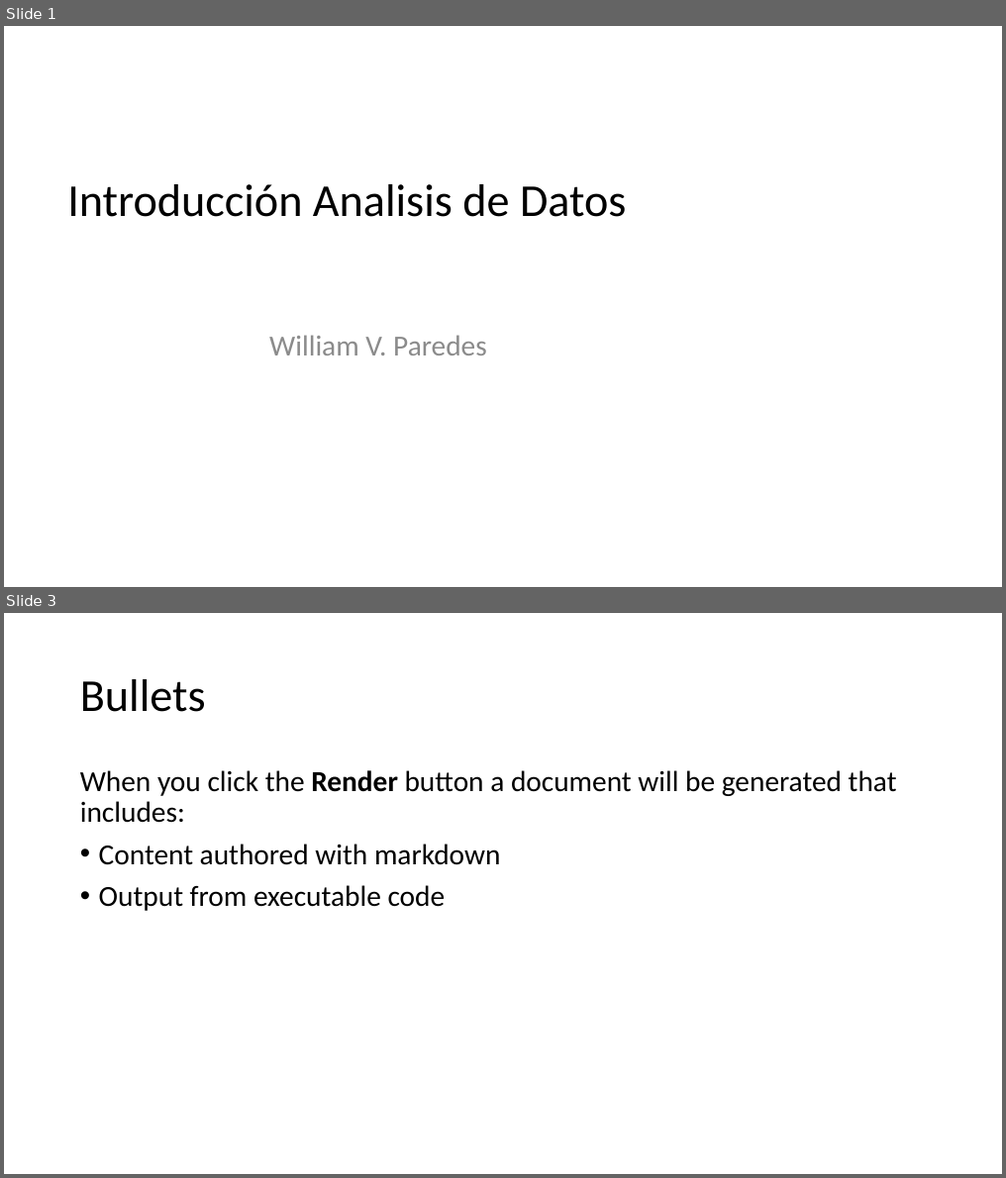
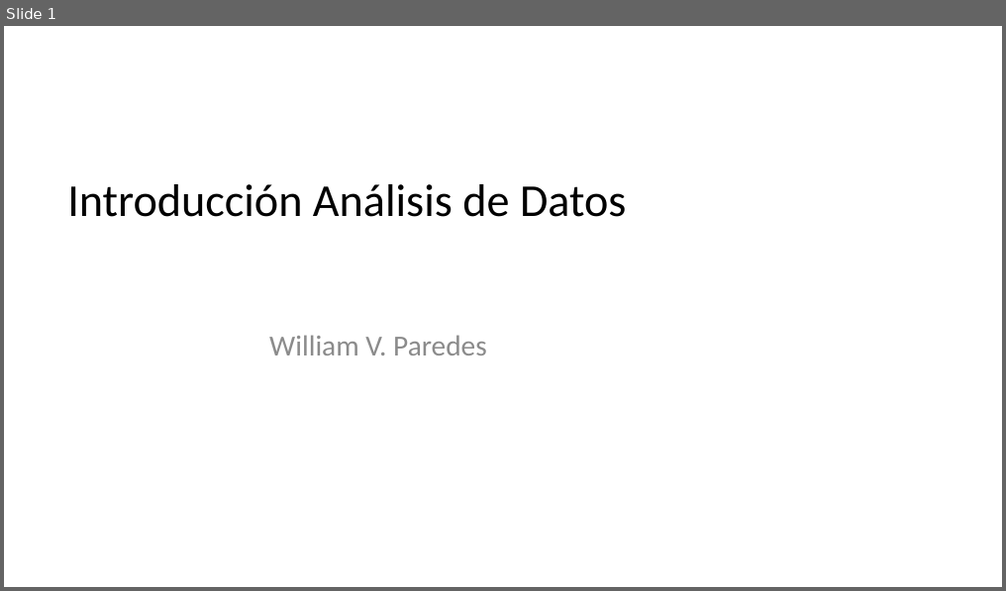
Before and after one commit to wparedesgt/RBasico, a slide deck: presentaciones/S01-New/00_Inicio.pptx. Shown one above the other, each under a label of ours: slides 1 and 3 before the commit, slide 1 after it; the slides between them are not shown. The pictures are 1006x1178 and 1006x591 pixels, drawn with LibreOffice and Linux fonts; fonts in the diff are those of the drawing; background and template pictures are left out. Boxes give left, top, right and bottom in pixels: in the first picture for what was removed or moved away, otherwise in the second. Text is boxed around its words. In the diff, an @@ line names an element or a change of style, - is before the commit and + after.

Commit message:
presentación de intro de rbasico

```diff
--- a/presentaciones/S01-New/00_Inicio.pptx
+++ b/presentaciones/S01-New/00_Inicio.pptx
@@ slide 3 removed at (4, 613, 1002, 1174), background picture (left out) @@
@@ title removed at (80, 679, 206, 712) @@
-Bullets
@@ text removed at (80, 770, 897, 911) @@
-When you click the Render button a document will be generated that includes:
-• Content authored with markdown
-• Output from executable code
@@ slide 1 changed as well @@
@@ title at (67, 184, 627, 217): text changed @@
-Introducción Analisis de Datos
+Introducción Análisis de Datos
```
Also in this commit, not shown: 6 slides added, 2 other slides removed, 4 other files.
